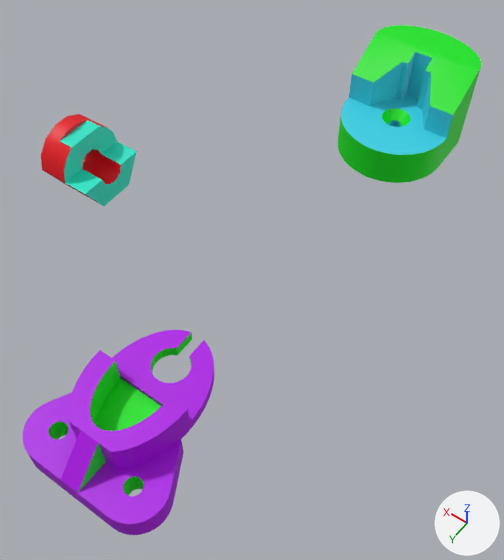
The glTF model 3model.gltf, before and after one commit.
Rendered twice from a camera (50 mm lens) standing at (-20.4, 31.3, 48.0) and looking at (1.7, 0.3, -0.6). The axes (+X, +Y, +Z) are drawn at lower right. The lights are the same throughout. Where no turn or scale is listed for an object, it has been applied to the vertices.

Names of what the first picture shows: 'tut3qn1a(new)', 'tut3qn2a (1)', 'tut3qn2c'.
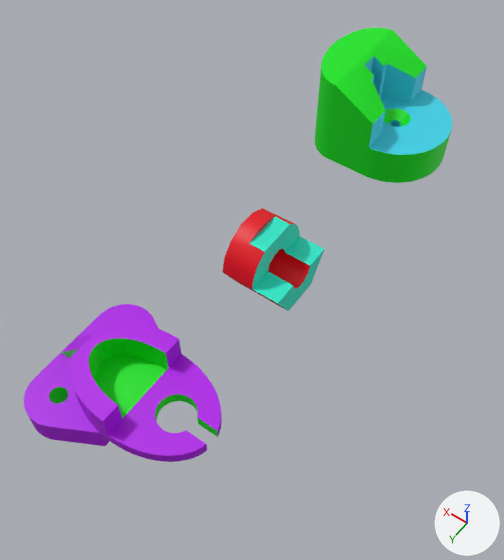
Boxes [x1, y1, x2, y2] around the edits, measured in the pictures (504 x 560 px):
'tut3qn2c', turned: before [22, 330, 214, 535]; after [24, 304, 222, 462]
'tut3qn2a (1)', turned: before [338, 25, 481, 183]; after [315, 28, 452, 183]
'tut3qn1a(new)', moved: before [41, 114, 137, 206]; after [222, 208, 324, 311]

What changed in the scene script:
```text
Change ob_tut3qn1a_new:
    ob_tut3qn1a_new.location: (23.45, 0.0, 3.14) -> (2.48, 0.0, 3.14)
Change ob_tut3qn2a__1:
    ob_tut3qn2a__1.rotation_euler: (1.571, 0.0, -3.142) -> (1.571, 0.0, -1.571)  # degrees (90, 0, -180) -> degrees (90, 0, -90)
Change ob_tut3qn2c:
    ob_tut3qn2c.rotation_euler: (1.571, 0.0, -3.142) -> (1.571, 0.0, 1.571)  # degrees (90, 0, -180) -> degrees (90, 0, 90)
```
